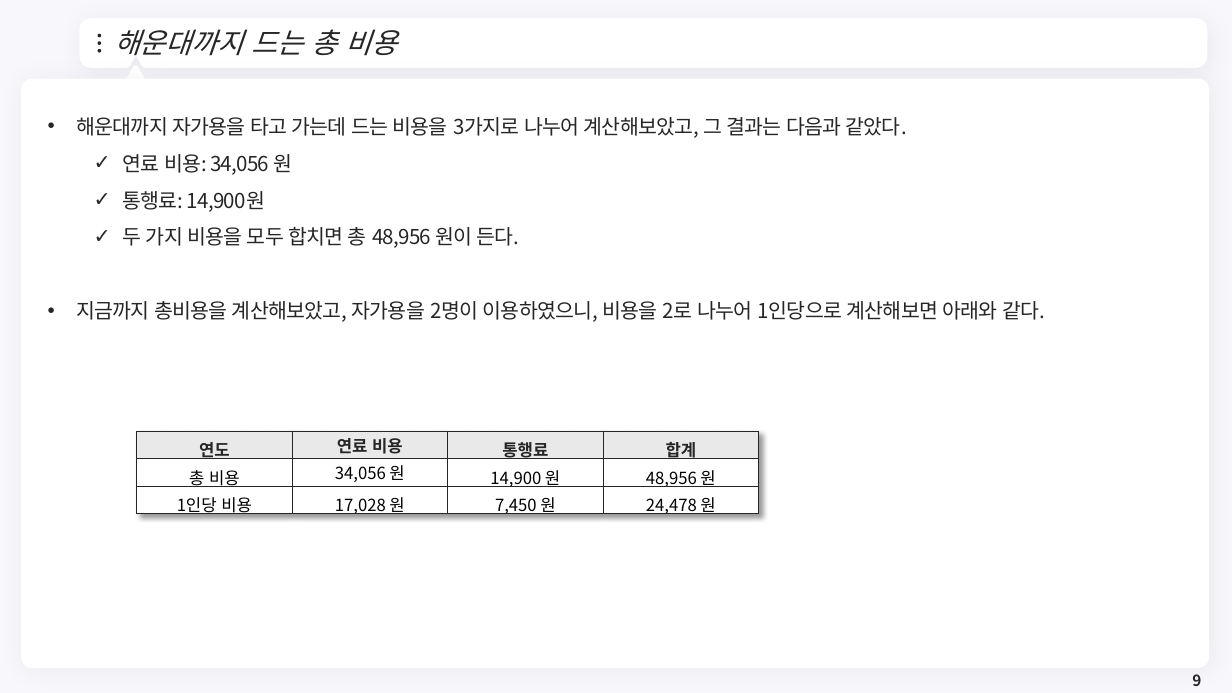
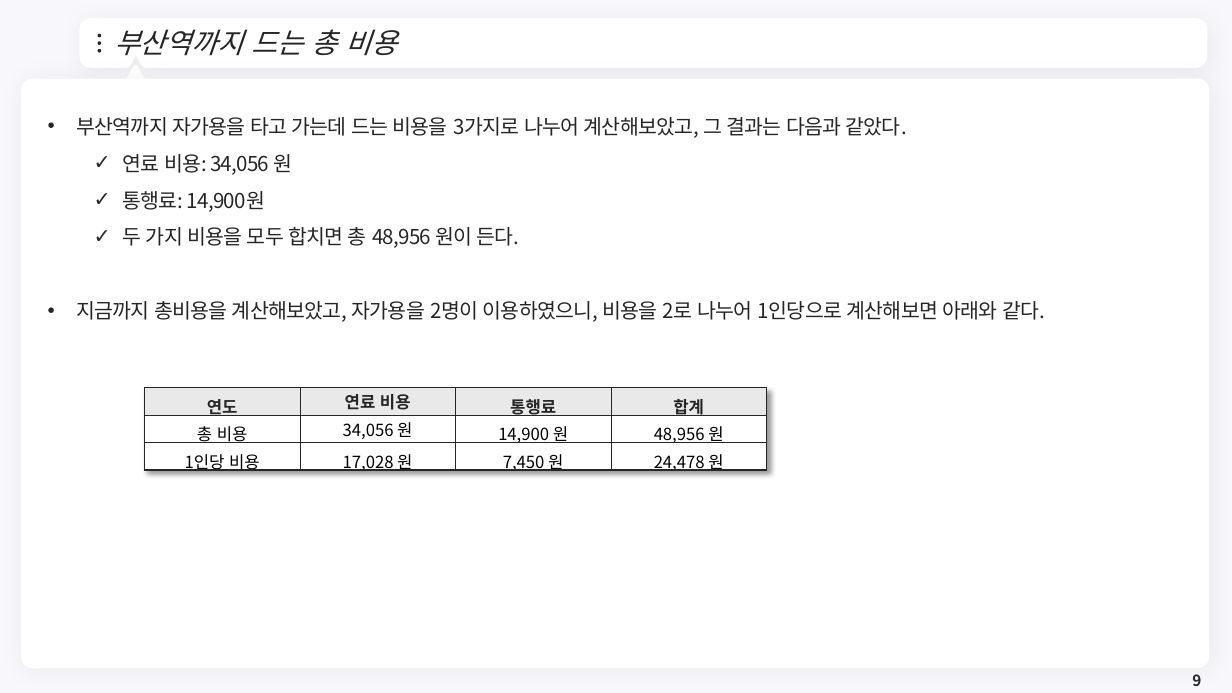
Before and after one commit to meandthey/Teaching, a slide deck: slide 9 of 생활속의 경제/01_Lectures/생활속의 경제_(에너지경제)_2.pptx. Drawn at 1232x693 pixels with LibreOffice and Linux fonts; fonts in the diff are those of the drawing; background and template pictures are left out. Boxes give left, top, right and bottom in pixels: in the first picture for what was removed or moved away, otherwise in the second. Text is boxed around its words. In the diff, an @@ line names an element or a change of style, - is before the commit and + after.

```diff
--- a/생활속의 경제/01_Lectures/생활속의 경제_(에너지경제)_2.pptx
+++ b/생활속의 경제/01_Lectures/생활속의 경제_(에너지경제)_2.pptx
@@ title at box(114, 29, 397, 56): text changed @@
-해운대까지 드는 총 비용
+부산역까지 드는 총 비용
@@ text at box(76, 117, 907, 138): text changed @@
-• 해운대까지 자가용을 타고 가는데 드는 비용을 3가지로 나누어 계산해보았고, 그 결과는 다음과 같았다.
+• 부산역까지 자가용을 타고 가는데 드는 비용을 3가지로 나누어 계산해보았고, 그 결과는 다음과 같았다.
@@ table: place and size @@
-table at box(137, 432, 758, 520)
+table at box(144, 388, 765, 477)
```
Also in this commit, not shown: 15 other slides changed, 10 other files.
